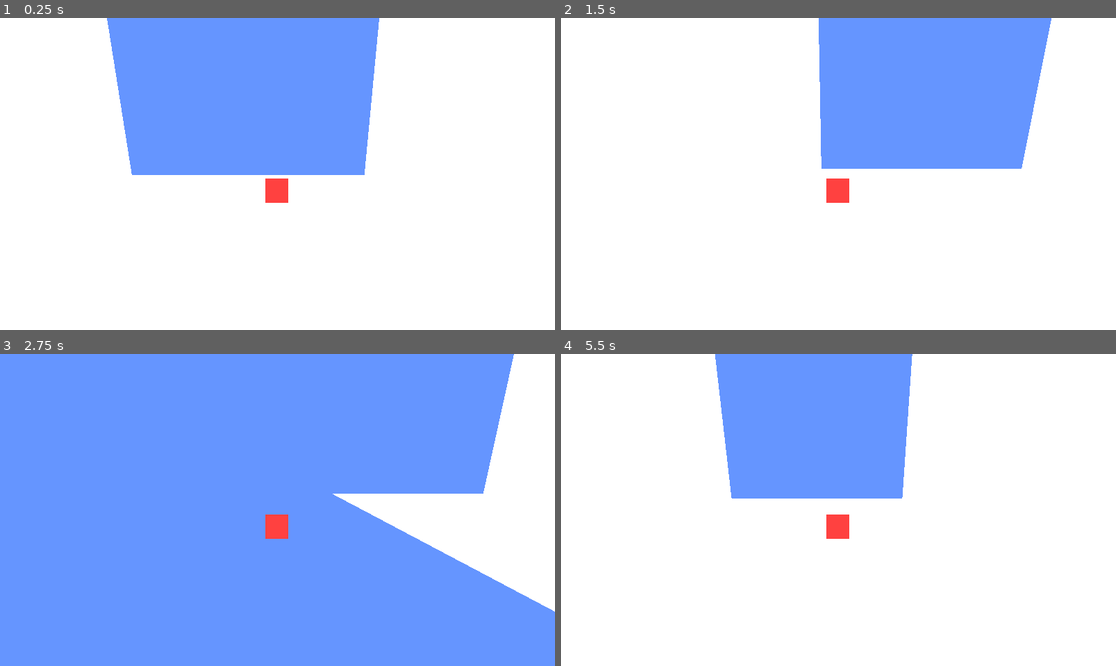
Above: before the commit, frames 1-4 (two rows, left to right).
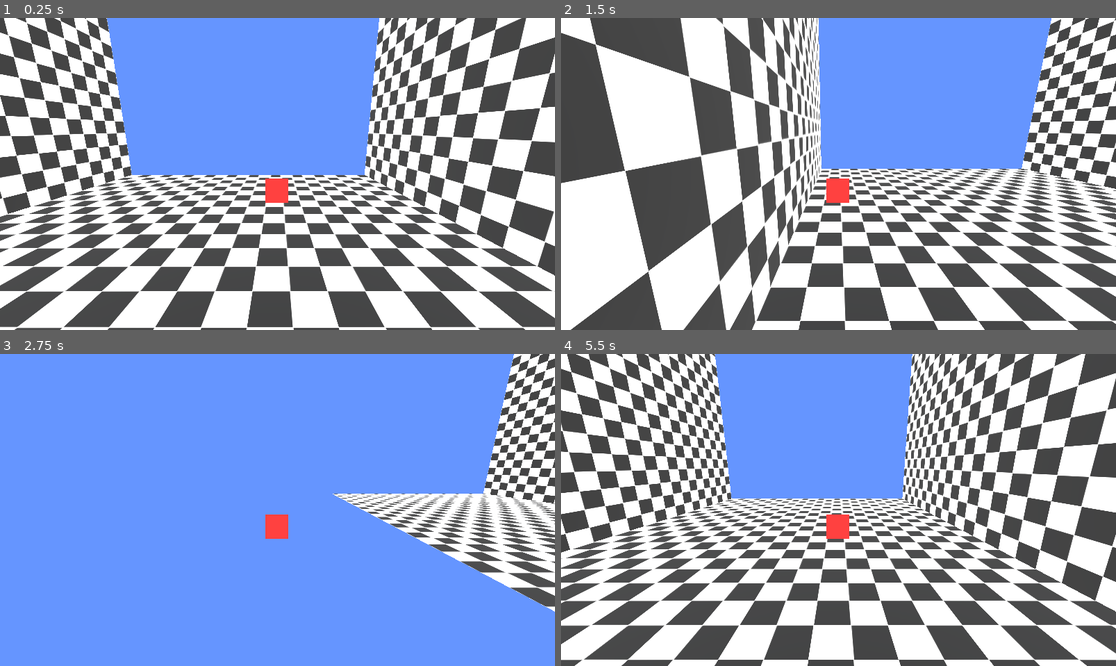
Above: after the commit, the same moments.

Repository: NMSU-CS-CS371/team-project-real-black-friday-mayhem
Game: Godot game, scene res://sample_scene.tscn
Same seed, same stepped clock (60 frames per second), same inputs: the game is played once before the commit and once after it. The project has no main scene, so this scene is started directly.
Inputs:
- Up to frame 1 (0.25 s): no input
- Up to frame 2 (1.5 s): tap Enter at 0.5 s; hold D (Right) 0.53-1.28 s; hold S (Backward) from 1.28 s (still down)
- Up to frame 3 (2.75 s): release S (Backward) at 2.03 s; hold D (Right) from 2.03 s (still down)
- Up to frame 4 (5.5 s): release D (Right) at 2.78 s; hold W (Forward) 2.78-3.53 s; hold A (Left) 3.53-5.03 s; hold S (Backward) from 5.03 s (still down)

The runs differ from the first frame. In frame 1, 37% of the frame differs, in the area x 0-100%, y 0-100%; in frame 2, 38%; in frame 3, 5.4%; in frame 4, 41%.

Commit message:
Changed test sprites

Diff:
--- a/black-friday-mayhem/sample_scene.tscn
+++ b/black-friday-mayhem/sample_scene.tscn
@@ -1,8 +1,14 @@
 [gd_scene format=3 uid="uid://bihbab8anv0pl"]
 
 [ext_resource type="Script" uid="uid://bhon4dbrnunls" path="res://Movement.gd" id="1_k4liu"]
+[ext_resource type="Texture2D" uid="uid://bf7wndkj4f1w4" path="res://textures/TEST-SPRITE.png" id="1_ohetr"]
+
+[sub_resource type="StandardMaterial3D" id="StandardMaterial3D_0pueg"]
+albedo_texture = ExtResource("1_ohetr")
+uv1_scale = Vector3(15, 15, 15)
 
 [sub_resource type="PlaneMesh" id="PlaneMesh_5oc15"]
+material = SubResource("StandardMaterial3D_0pueg")
 
 [sub_resource type="StandardMaterial3D" id="StandardMaterial3D_k4liu"]
 albedo_color = Color(0.99842995, 0.015917297, 3.85046e-07, 1)
